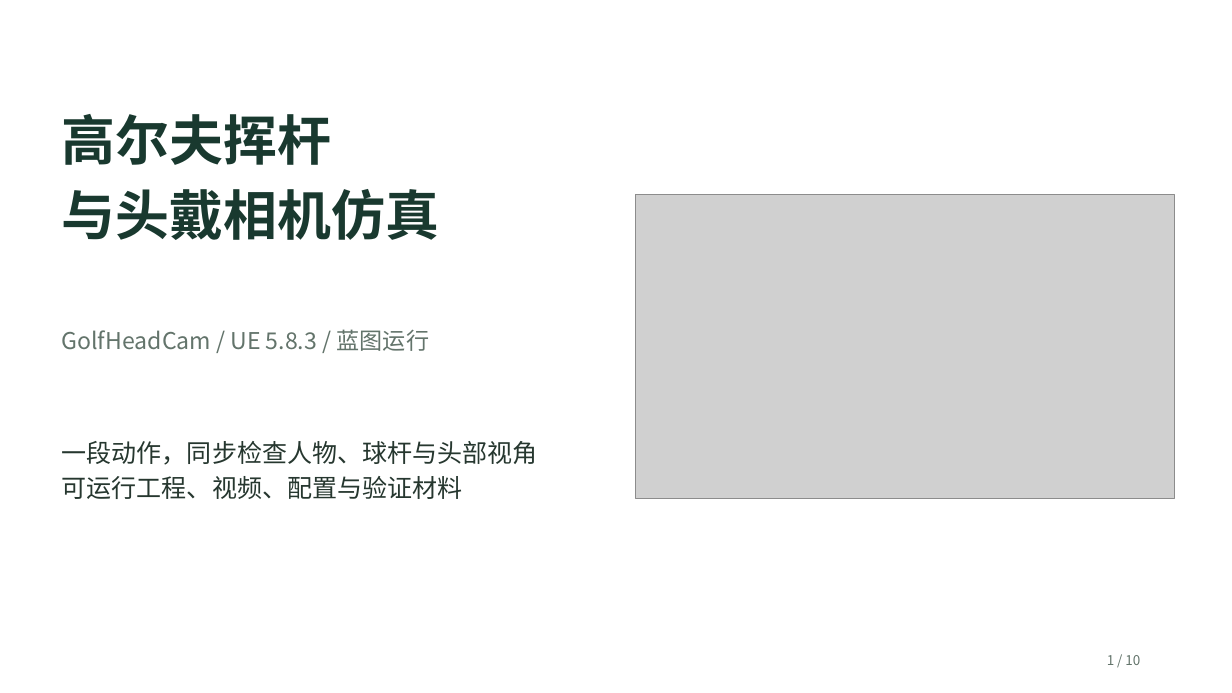
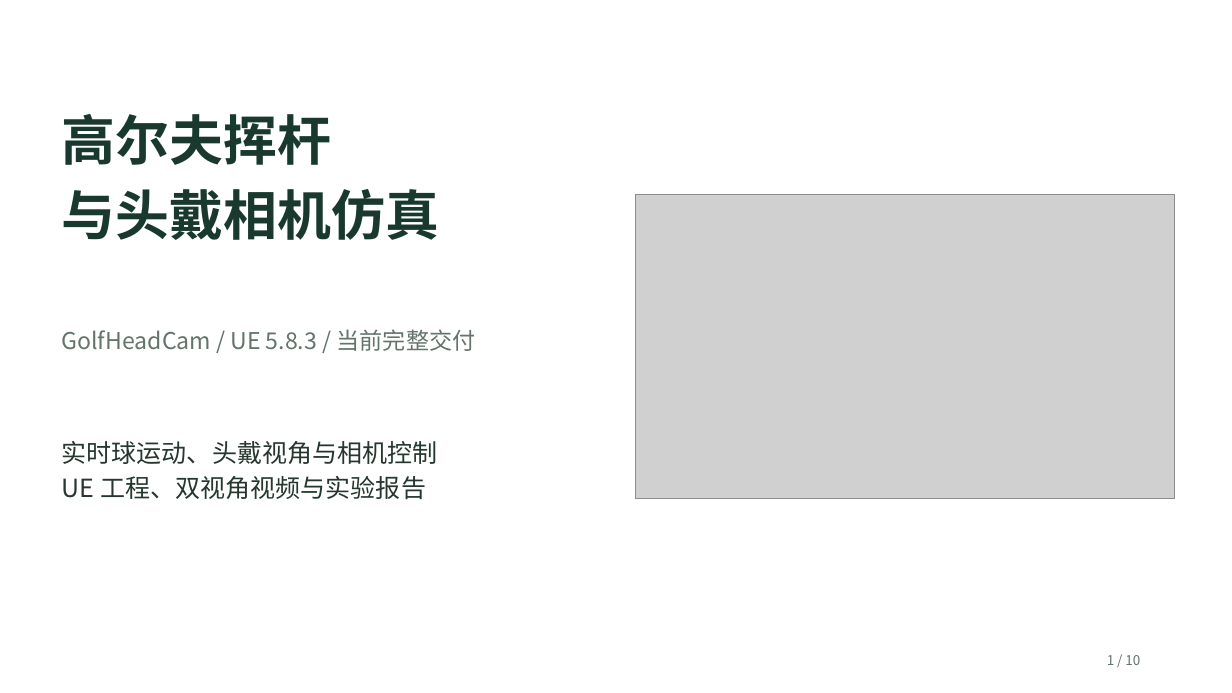
Before and after one commit to homepigge-zky/GolfHeadCam-UE5, a slide deck: slide 1 of Deliverables/演示讲解_10页.pptx. Drawn at 1232x693 pixels with LibreOffice and Linux fonts; fonts in the diff are those of the drawing; grey boxes stand for pictures. Boxes give left, top, right and bottom in pixels: in the first picture for what was removed or moved away, otherwise in the second. Text is boxed around its words. In the diff, an @@ line names an element or a change of style, - is before the commit and + after.

```diff
--- a/Deliverables/演示讲解_10页.pptx
+++ b/Deliverables/演示讲解_10页.pptx
@@ text at (62,329,476,351): text changed @@
-GolfHeadCam / UE 5.8.3 / 蓝图运行
+GolfHeadCam / UE 5.8.3 / 当前完整交付
@@ text at (62,441,438,500): text changed @@
-一段动作，同步检查人物、球杆与头部视角
-可运行工程、视频、配置与验证材料
+实时球运动、头戴视角与相机控制
+UE 工程、双视角视频与实验报告
```
Also in this commit, not shown: 6 other slides changed, 48 other files.
